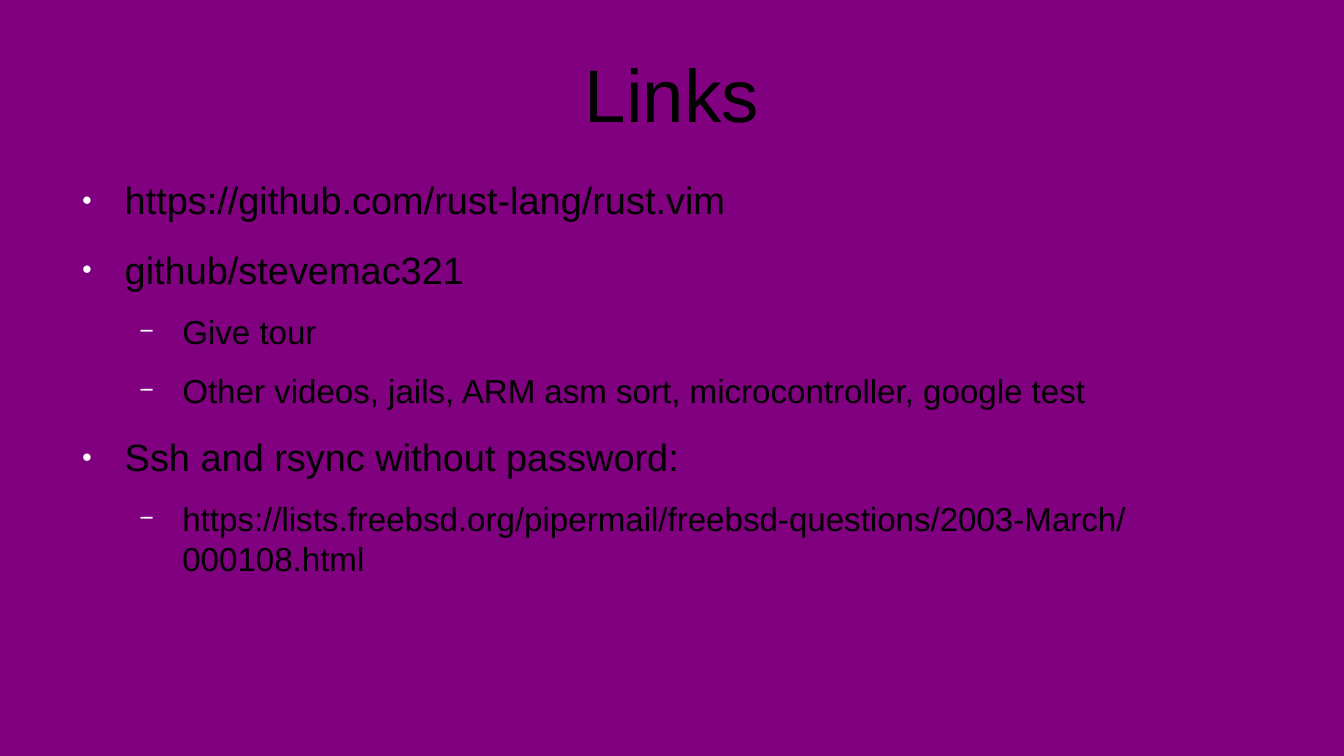
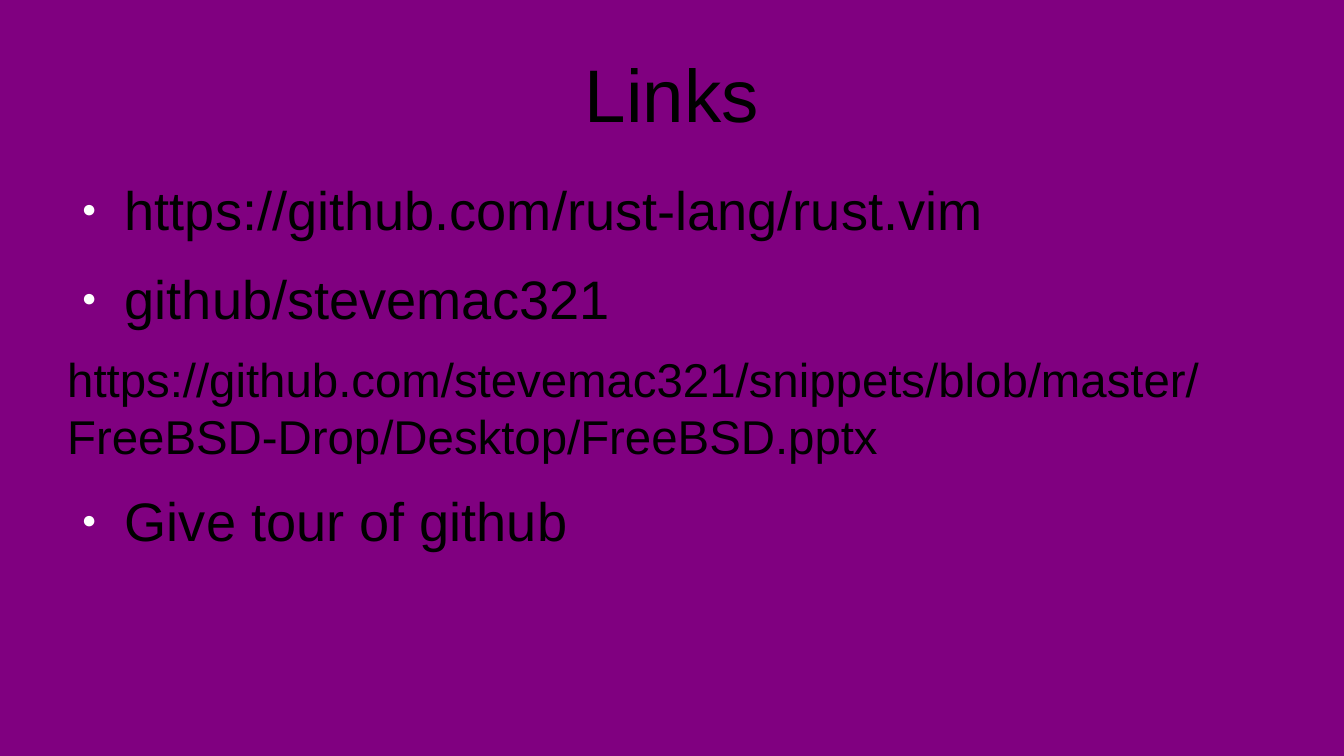
Before and after one commit to stevemac321/snippets, a slide deck: slide 12 of FreeBSD-Drop/Desktop/FreeBSD.pptx. Drawn at 1344x756 pixels with LibreOffice and Linux fonts; fonts in the diff are those of the drawing. Boxes give left, top, right and bottom in pixels: in the first picture for what was removed or moved away, otherwise in the second. Text is boxed around its words. In the diff, an @@ line names an element or a change of style, - is before the commit and + after.

Commit message:
add link to this

```diff
--- a/FreeBSD-Drop/Desktop/FreeBSD.pptx
+++ b/FreeBSD-Drop/Desktop/FreeBSD.pptx
@@ text at bbox=[125, 191, 983, 329]: size 22.4 to 32 pt in "https://github.com/rust-lang/rust.vim", "github/stevemac321" @@
@@ text at bbox=[67, 362, 1199, 551]: text changed; size 19.6 to 28 pt @@
-  − Give tour
-  − Other videos, jails, ARM asm sort, microcontroller, google test
-● Ssh and rsync without password:
-  − https://lists.freebsd.org/pipermail/freebsd-questions/2003-March/000108.html
+https://github.com/stevemac321/snippets/blob/master/FreeBSD-Drop/Desktop/FreeBSD.pptx
+● Give tour of github
```
